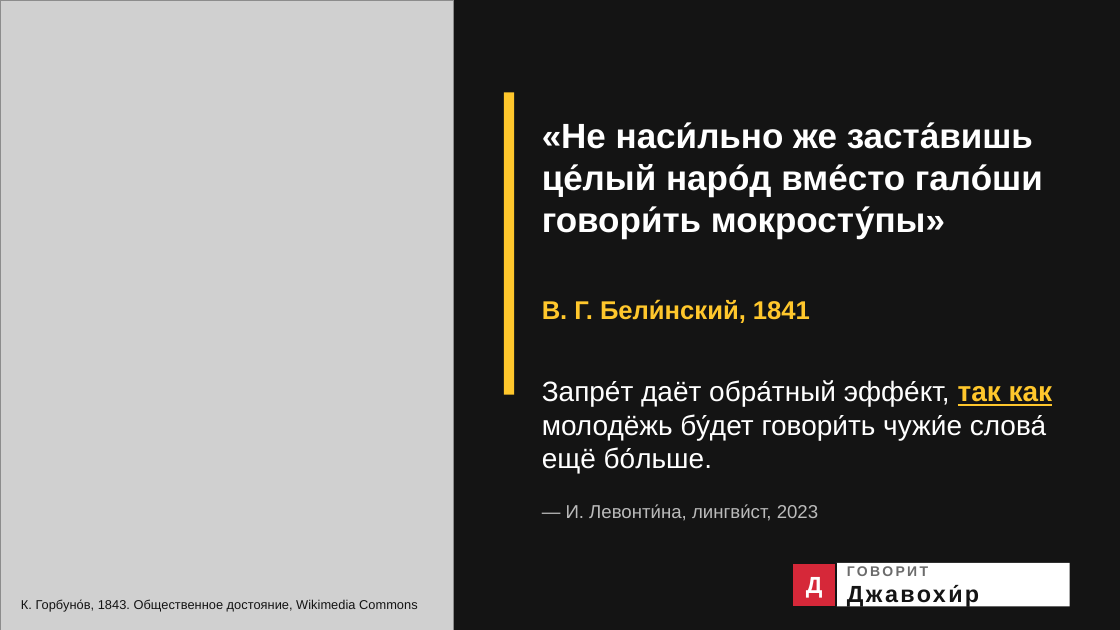
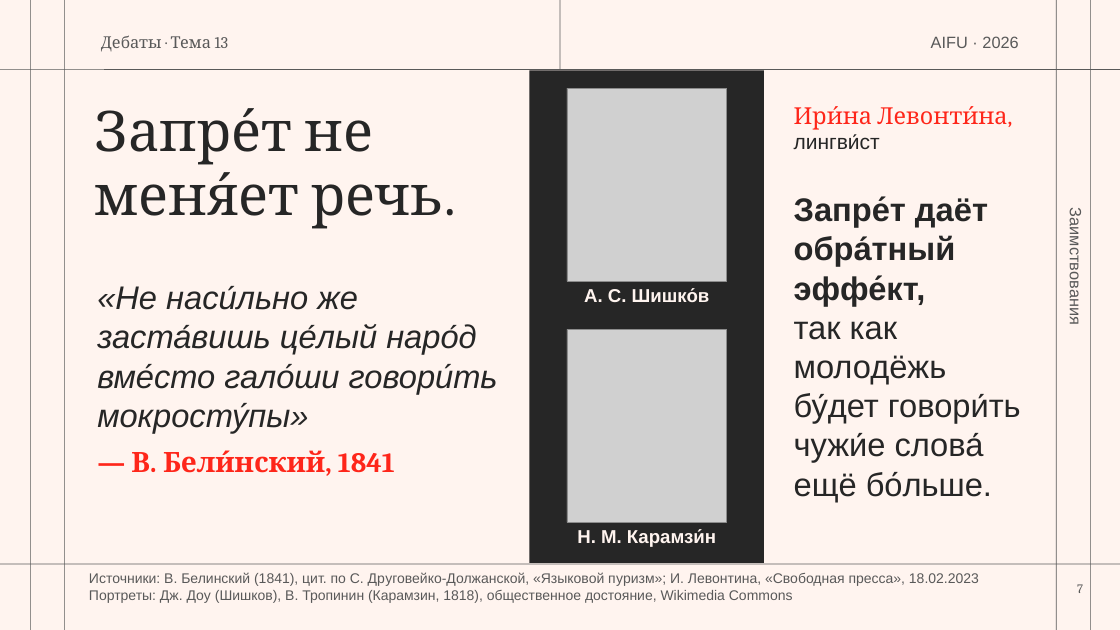
Before and after one commit to maqsudjon-cell/mp, a slide deck: slide 7 of show/files/zaimstvovaniya.pptx (slide 13 before the commit). Drawn at 1120x630 pixels with LibreOffice and Linux fonts; fonts in the diff are those of the drawing; grey boxes stand for pictures. Boxes give left, top, right and bottom in pixels: in the first picture for what was removed or moved away, otherwise in the second. Text is boxed around its words. In the diff, an @@ line names an element or a change of style, - is before the commit and + after.

```diff
--- a/show/files/zaimstvovaniya.pptx
+++ b/show/files/zaimstvovaniya.pptx
@@ background #141414 to #FFF4EF @@
@@ picture removed at (x1=0, y1=0, x2=454, y2=630) @@
@@ line added from (30, 0) to (30, 630), #595959 0.5 pt @@
@@ line added from (65, 0) to (65, 630), #595959 0.5 pt @@
@@ line added from (560, 0) to (560, 70), #595959 0.5 pt @@
@@ line added from (1056, 0) to (1056, 630), #595959 0.5 pt @@
@@ line added from (1091, 0) to (1091, 630), #595959 0.5 pt @@
@@ text added at (x1=101, y1=35, x2=228, y2=52), 14 pt, text #595959 @@
+Дебаты · Тема 13
@@ text added at (x1=931, y1=36, x2=1018, y2=48), 14 pt, text #595959 @@
+AIFU · 2026
@@ line added from (0, 70) to (1120, 70), #595959 0.5 pt @@
@@ rectangle added at (x1=529, y1=71, x2=764, y2=564), fill #262626 @@
@@ picture added at (x1=567, y1=88, x2=727, y2=281) @@
@@ text added at (x1=95, y1=108, x2=444, y2=229), 48 pt, text #262626 @@
+Запре́т не
+меня́ет речь.
@@ rectangle removed at (x1=504, y1=92, x2=514, y2=395) @@
@@ text at (x1=794, y1=106, x2=1007, y2=130): text changed; size 16 to 20 pt; font Arial to Cambria; text colour #BBBBBB to #FE261A @@
-— И. Левонти́на, лингви́ст, 2023
+Ири́на Левонти́на,
+лингви́ст
@@ text at (x1=794, y1=196, x2=1021, y2=502): text changed; size 24 to 28 pt; text colour #FFFFFF to #262626 @@
-Запре́т даёт обра́тный эффе́кт, так как молодёжь бу́дет говори́ть чужи́е слова́ ещё бо́льше.
+Запре́т даёт обра́тный эффе́кт,
+так как молодёжь бу́дет говори́ть чужи́е слова́ ещё бо́льше.
@@ text added at (x1=1066, y1=219, x2=1084, y2=322), 14 pt, text #595959 @@
+Заимствования
@@ text at (x1=97, y1=286, x2=498, y2=433): paragraph added @@
+— В. Бели́нский, 1841
@@ text "«Не наси́льно же заста́вишь це́лый ..." moved from (x1=542, y1=122, x2=1043, y2=239) to (x1=97, y1=286, x2=498, y2=433) @@
@@ text "«Не наси́льно же заста́вишь це́лый ..." at (x1=97, y1=286, x2=498, y2=433): vertical alignment middle to top @@
@@ text at (x1=97, y1=286, x2=498, y2=433): size 30 to 28 pt, text colour #FFFFFF to #262626, bold off, italic on in "«Не наси́льно же заста́вишь це́лый наро́д вме́сто ..." @@
@@ text removed at (x1=542, y1=299, x2=810, y2=323) @@
-В. Г. Бели́нский, 1841
@@ text added at (x1=584, y1=288, x2=709, y2=302), 16 pt, text #FFF4EF, bold @@
+А. С. Шишко́в
@@ picture added at (x1=567, y1=329, x2=727, y2=523) @@
@@ text added at (x1=577, y1=529, x2=716, y2=547), 16 pt, text #FFF4EF, bold @@
+Н. М. Карамзи́н
@@ line added from (0, 564) to (1120, 564), #595959 0.5 pt @@
@@ rectangle removed at (x1=792, y1=563, x2=1070, y2=607) @@
@@ rectangle removed at (x1=792, y1=563, x2=836, y2=607) @@
@@ text removed at (x1=847, y1=566, x2=979, y2=607) @@
-ГОВОРИТ Джавохи́р
@@ text removed at (x1=21, y1=599, x2=418, y2=612) @@
-К. Горбуно́в, 1843. Общественное достояние, Wikimedia Commons
@@ text added at (x1=89, y1=572, x2=979, y2=603), 12 pt, text #595959 @@
+Источники: В. Белинский (1841), цит. по С. Друговейко-Должанской, «Языковой пуризм»; И. Левонтина, «Свободная пресса», 18.02.2023
+Портреты: Дж. Доу (Шишков), В. Тропинин (Карамзин, 1818), общественное достояние, Wikimedia Commons
@@ text removed at (x1=806, y1=577, x2=823, y2=598) @@
-Д
@@ page number added at (x1=1077, y1=584, x2=1083, y2=593), 11 pt, text #595959 @@
+7
```
Also in this commit, not shown: 2 other slides changed, 9 slides added, 17 slides removed, 14 other files.
